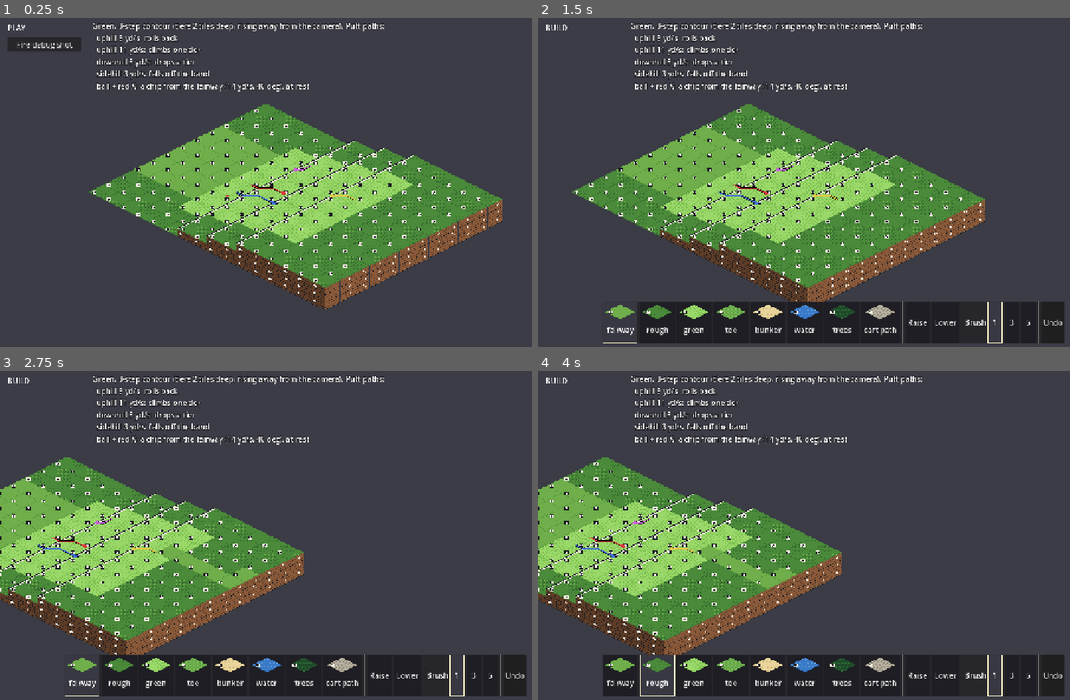
Above: before the commit, frames 1-4 (two rows, left to right).
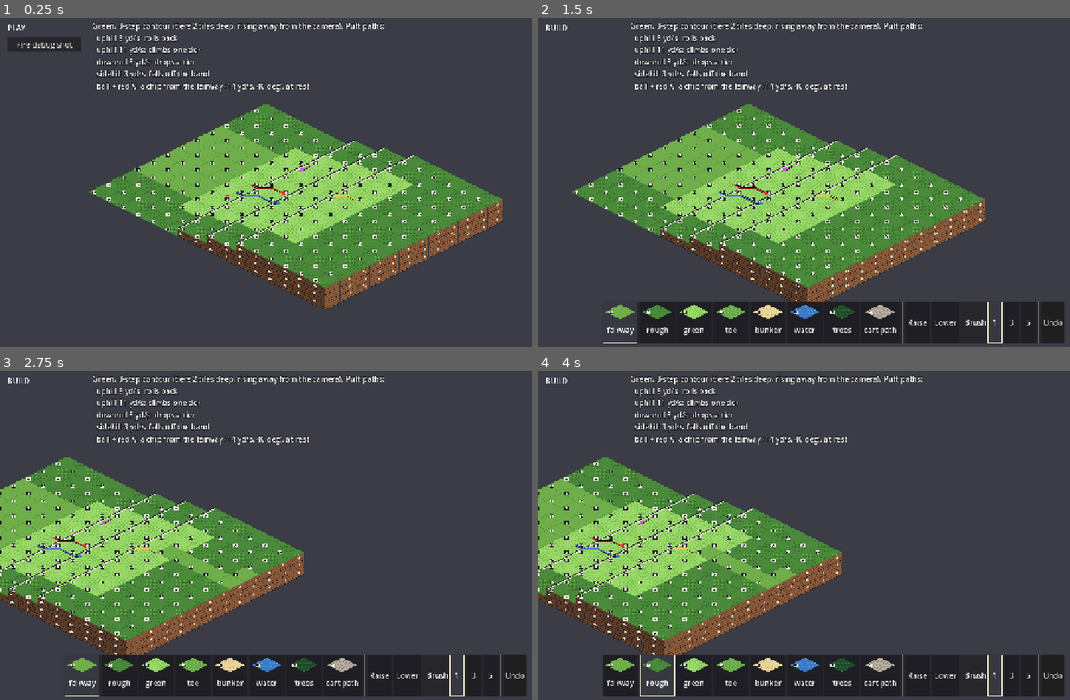
Above: after the commit, the same moments.

Repository: avdrav1/prestwick
Game: Godot game, scene res://tests/fixtures/grid_height_shot.tscn
The game is run twice, just before and just after one commit, with the same random seed, the same clock (stepped at 60 frames per second) and the same inputs. This scene is started directly instead of the project's main scene.
Inputs (mouse positions are in pixels of both pictures, inside the frame that each line leads up to):
- Up to frame 1 (0.25 s): no input
- Up to frame 2 (1.5 s): click "Fire debug shot" at 0.5 s; tap Enter at 1.25 s; move the mouse to (963, 166) at 1.27 s; hold D (pan_right) from 1.28 s (still down); tap Tab (toggle_mode) at 1.35 s; click (963, 166) at 1.42 s
- Up to frame 3 (2.75 s): release D (pan_right) at 2 s; drag from (175, 551) to (266, 601) at 2.02 s
- Up to frame 4 (4 s): click "fairway" at 2.75 s; click "rough" at 3.5 s

The runs differ from the first frame. In frame 1, less than 0.1% of the frame differs, in the area x 44-64%, y 45-57%; in frame 2, less than 0.1%; in frame 3, less than 0.1%; in frame 4, less than 0.1%.

Commit message:
story: E1-S12 Settle green balls in seconds, not half a minute
Records the user's answers as D7: a green holds a slow ball on a gentle felt
slope (up to about 4.5%), and a sidehill break is read where the ball rests.
Pure retune of the green row in course/surfaces.tres: rest_decel_scale
0.075 -> 0.45, decel_ramp_speed 1.0 -> 1.5. No ball.gd change; other
surfaces unchanged.

Longest settle for a ball resting on green is now 5.5 s on the contour and its
mirror (putts along the axes and diagonals) and 5.6 s on a one-step-per-tile
green ramp (was 35 s and the 60 s cap); target 8 s in docs/design.md. A putt
that runs off the green and down the rough's slope is reported apart (up to
about 9.6 s, known limit).

Known limits recorded in docs/design.md Ball and D7 Inconclusive, open before
E2-S7: on greens steeper than the hold (two steps per tile) still balls from
the upper band reach the 60 s cap mid-slope and roll-backs take 8 to 28 s;
resting balls sit at the bilinear height and are drawn up to about 7.5 px off
the flat tile top.

E1-S11 tests changed under D7: the still-ball-on-a-step test now asserts the
ball is held where set (was: rolls to the shelf below); the contour uphill
putt that stops short now stays on the step (was: rolls back); the sidehill
break is measured at rest (0.34 yd). test_ball_at_rest_on_a_green_slope_rolls_down
keeps its x 20 start but on a two-steps-per-tile green (6%), and a new
test_ball_at_rest_on_a_gentle_green_slope_stays covers x 20 on the one-step
ramp. test_uphill_putt_that_stops_short_rolls_back moved to the steeper green.
test_slope_pull_beats_rest_friction now skips green, which a new test guards
from both sides. docs/decisions/e1-s9-probe.txt regenerated.

Co-Authored-By: Claude Opus 5.5 <noreply@anthropic.com>

Diff:
--- a/course/surface_row.gd
+++ b/course/surface_row.gd
@@ -14,8 +14,10 @@
 @export var slope_scale: float = 1.0
 ## Share of the constant friction (BallParams.roll_decel / roll) that holds a still ball
 ## here. It rises linearly back to the full constant friction at decel_ramp_speed, so fast
-## balls roll as before. Keep the one-step pull, scaled by slope_scale, above it, or a still
-## ball never starts down a slope (a GUT test guards it). 1.0 leaves the friction as it is.
+## balls roll as before. Off the green, keep the one-step pull, scaled by slope_scale, above
+## it, or a still ball never starts down a slope. On green it is the gentle-slope hold (D7):
+## above the one-step pull, so a ball rests on a one-step contour, and below the two-steps-
+## per-tile pull, so steeper greens still roll (GUT tests guard both). 1.0 leaves it as is.
 @export var rest_decel_scale: float = 1.0
 ## Speed (yd/s) at which the constant friction is back to full, when rest_decel_scale < 1.
 @export var decel_ramp_speed: float = 1.0
--- a/course/surfaces.tres
+++ b/course/surfaces.tres
@@ -24,8 +24,8 @@
 name = "green"
 roll = 1.4
 slope_scale = 0.075
-rest_decel_scale = 0.075
-decel_ramp_speed = 1.0
+rest_decel_scale = 0.45
+decel_ramp_speed = 1.5
 drag_scale = 1.1
 bounce = 0.2
 bounce_friction = 0.45
--- a/tests/fixtures/grid_height_evidence.gd
+++ b/tests/fixtures/grid_height_evidence.gd
@@ -12,6 +12,8 @@
 const GREEN_H: int = 12
 const HILL_W: int = 28
 const HILL_H: int = 12
+const RAMP_W: int = 24
+const RAMP_H: int = 12
 
 
 func _initialize() -> void:
@@ -40,6 +42,15 @@
 	_slow_balls(green_contour(), params, built)
 	_still_on_steps(green_contour(), params, built)
 	_rest_on_slope(green_contour(), params, built)
+	print("== E1-S12 (D7): a green holds a slow ball on a gentle felt slope; target: every green ball settles in under 8 s")
+	_ramp_balls(params, built)
+	for mirrored: bool in [false, true]:
+		_settle("green contour" + (" mirrored" if mirrored else ""), green_contour(mirrored),
+				params, built,
+				[22.5, 25.0, 28.0, 30.0, 32.0, 35.0, 38.0, 40.0, 42.0, 45.0, 48.0, 50.0, 52.0, 55.0],
+				[12.5, 27.5, 47.5])
+	_settle("green ramp", green_ramp(), params, built,
+			[20.0, 22.5, 25.0, 30.0, 35.0, 40.0, 45.0, 50.0, 55.0, 57.5, 60.0], [10.0, 30.0, 50.0])
 	quit(0)
 
 
@@ -61,6 +72,18 @@
 				s = Surface.Type.GREEN
 			c.set_tile(x, y, h, s)
 	c.set_info("E1-S9 green contour", "tests", "")
+	return c
+
+
+## E1-S12: an all-green plot rising one step per tile along +x from 0 to 7: flat at 0 for
+## tiles x 0 to 4, then heights 1 to 7 at tiles 5 to 11, flat at 7 after. The slope runs
+## from x 22.5 to 57.5 yd, felt on green as an even 3%.
+static func green_ramp() -> CourseData:
+	var c := CourseData.create(RAMP_W, RAMP_H, Surface.Type.GREEN, 0)
+	for y: int in RAMP_H:
+		for x: int in RAMP_W:
+			c.set_tile(x, y, clampi(x - 4, 0, 7), Surface.Type.GREEN)
+	c.set_info("E1-S12 green ramp", "tests", "")
 	return c
 
 
@@ -162,11 +185,11 @@
 			Vector2(p.landing.x - start.x, p.landing.y - start.y).length()])
 
 
-## Sidehill putts along +y through the middle of the tier 0 to 1 slope band. The break is the
-## sideways offset when the forward speed drops under rest speed (the putt's full length);
-## the ball then trickles down to the lower shelf.
+## Sidehill putts along +y through the middle of the tier 0 to 1 slope band. Prints the
+## sideways offset when the forward speed drops under rest speed (the putt's full length) and
+## where the ball rests. Since E1-S12 (D7) the break is read at rest.
 func _sidehill_break(course: CourseData, params: BallParams, table: SurfaceTable) -> void:
-	print("== sidehill break at the putt's full length (from tile (5.5, 2.5), mid-band, along +y)")
+	print("== sidehill break (from tile (5.5, 2.5), mid-band, along +y); D7 reads the break at rest")
 	for speed: float in [2.0, 3.0, 4.0, 5.0]:
 		var from := _yd(Vector2(5.5, 2.5))
 		var ball := Ball.new(course, 1, params, table)
@@ -179,7 +202,7 @@
 				t = ball.steps
 				at = Vector2(ball.position.x, ball.position.y) - from
 		var end := Vector2(ball.position.x, ball.position.y) - from
-		print("   %3.1f yd/s: forward %.2f yd, break %.2f yd downhill at %.1f s; rests %.2f yd down, %.2f yd on, at %.1f s" % [
+		print("   %3.1f yd/s: out of pace %.2f yd on, %.2f yd down at %.1f s; rests %.2f yd down (the break), %.2f yd on, at %.1f s" % [
 			speed, at.y, -at.x, t / 60.0, -end.x, end.y, ball.steps / 60.0])
 
 
@@ -220,5 +243,66 @@
 			ball.run_to_rest()
 			var flat := field.gradient_at(ball.position.x, ball.position.y).length() < 0.001
 			line += " from x %.1f -> x %.2f (%s, %.1f s);" % [lower + into, ball.position.x,
-					"flat shelf" if flat else "ON SLOPE", ball.steps / 60.0]
+					"flat shelf" if flat else "on slope", ball.steps / 60.0]
 		print(line)
+
+
+## E1-S12: the longest settle over still balls and putts of 1 to 15 yd/s along the four axes
+## and the four diagonals, from starts across the green (yards). The same grids as
+## tests/test_ball.gd. The 8 s target is for balls that rest on green; a ball that runs off
+## the green is reported apart (rough physics, docs/design.md Ball known limit).
+func _settle(label: String, course: CourseData, params: BallParams, table: SurfaceTable,
+		xs: Array, ys: Array) -> void:
+	var worst := {true: 0, false: 0}
+	var what := {true: "none", false: "none"}
+	var count := {true: 0, false: 0}
+	var capped := 0
+	var runs := 0
+	var still_worst := 0
+	for x: float in xs:
+		for y: float in ys:
+			for speed: int in range(0, 16):
+				for i: int in 8:
+					if speed == 0 and i > 0:
+						continue
+					var v := Vector2.RIGHT.rotated(i * PI / 4.0) * speed
+					var ball := Ball.new(course, 1, params, table)
+					ball.start_roll(Vector2(x, y), v)
+					ball.run_to_rest()
+					runs += 1
+					if ball.steps >= params.max_steps:
+						capped += 1
+					if speed == 0:
+						still_worst = maxi(still_worst, ball.steps)
+					var s := ball.field.surface_at(ball.position.x, ball.position.y)
+					var on_green := s == Surface.Type.GREEN
+					count[on_green] += 1
+					if ball.steps > worst[on_green]:
+						worst[on_green] = ball.steps
+						what[on_green] = "from (%.1f, %.1f) at (%.1f, %.1f), rests (%.2f, %.2f) on %s" % [
+								x, y, v.x, v.y, ball.position.x, ball.position.y, Surface.name_of(s)]
+	print("== settle time, %s: %d runs, longest still ball %.1f s, at the cap %d" % [
+		label, runs, still_worst / 60.0, capped])
+	print("   resting on green (%d): longest %.1f s (%s)" % [count[true], worst[true] / 60.0, what[true]])
+	print("   ran off green (%d): longest %.1f s (%s)" % [count[false], worst[false] / 60.0, what[false]])
+
+
+## E1-S12: still balls and slow balls on the one-step-per-tile green ramp.
+func _ramp_balls(params: BallParams, table: SurfaceTable) -> void:
+	print("== green ramp, one step per tile 0 to 7 (slope x 22.5 to 57.5 yd, y 30)")
+	var course := green_ramp()
+	var line := "   still:"
+	for x: float in [25.0, 35.0, 45.0, 55.0]:
+		var ball := Ball.new(course, 1, params, table)
+		ball.start_roll(Vector2(x, 30.0), Vector2.ZERO)
+		ball.run_to_rest()
+		line += " x %.1f -> x %.2f (%.1f s);" % [x, ball.position.x, ball.steps / 60.0]
+	print(line)
+	for speed: float in [3.0, 6.0, 9.0, 12.0, 15.0]:
+		for dir: float in [1.0, -1.0]:
+			var from := Vector2(40.0, 30.0)
+			var ball := Ball.new(course, 1, params, table)
+			ball.start_roll(from, Vector2(speed * dir, 0.0))
+			ball.run_to_rest()
+			print("   %s %4.1f yd/s from x 40: rests x %.2f in %.1f s" % [
+				"uphill  " if dir > 0.0 else "downhill", speed, ball.position.x, ball.steps / 60.0])
--- a/tests/test_ball.gd
+++ b/tests/test_ball.gd
@@ -184,40 +184,78 @@
 	return course
 
 
+## Felt pull on a slope rising `steps` height steps per tile, on the surface of `row`.
+func _step_pull(params: BallParams, row: SurfaceRow, steps: float) -> float:
+	var grad := row.slope_scale * steps * params.yards_per_step / params.yards_per_tile
+	return params.gravity * grad / (1.0 + grad * grad)
+
+
+## Constant friction that holds a still ball on the surface of `row`.
+func _hold(params: BallParams, row: SurfaceRow) -> float:
+	return params.roll_decel * row.rest_decel_scale / row.roll
+
+
 func test_slope_pull_beats_rest_friction() -> void:
-	# A design guard: the steepest pull, scaled by the surface's slope_scale, must beat the
-	# constant friction that holds a still ball on every rolling surface, or balls never
-	# start down a slope.
+	# A design guard: off the green, the one-step pull must beat the constant friction that
+	# holds a still ball on every rolling surface, or balls never start down a slope. The
+	# green holds a ball on a gentle slope by design (D7, next test).
 	var params := BallParams.load_default()
 	var table := SurfaceTable.load_default()
-	for s: Surface.Type in [Surface.Type.FAIRWAY, Surface.Type.ROUGH, Surface.Type.GREEN,
-			Surface.Type.TEE, Surface.Type.TREES, Surface.Type.CART_PATH]:
+	for s: Surface.Type in [Surface.Type.FAIRWAY, Surface.Type.ROUGH, Surface.Type.TEE,
+			Surface.Type.TREES, Surface.Type.CART_PATH]:
 		var row := table.row(s)
-		var grad := row.slope_scale * params.yards_per_step / params.yards_per_tile
-		var pull := params.gravity * grad / (1.0 + grad * grad)
-		var hold := params.roll_decel * row.rest_decel_scale / row.roll
-		assert_gt(pull, hold, "a one-step slope moves a still ball on %s" % Surface.NAMES[s])
+		assert_gt(_step_pull(params, row, 1.0), _hold(params, row),
+				"a one-step slope moves a still ball on %s" % Surface.NAMES[s])
+
+
+func test_green_holds_a_ball_on_a_gentle_slope_only() -> void:
+	# E1-S12 (D7): a green holds a slow ball on a gentle felt slope, as a real green holds a
+	# ball on about 3%. One step per tile is felt as 3% and holds; two steps per tile (6%)
+	# must still move a still ball, so steeper greens roll down and short putts roll back.
+	var params := BallParams.load_default()
+	var green := SurfaceTable.load_default().row(Surface.Type.GREEN)
+	assert_gt(_hold(params, green), _step_pull(params, green, 1.0),
+			"a one-step green slope holds a still ball")
+	assert_lt(_hold(params, green), _step_pull(params, green, 2.0),
+			"a two-steps-per-tile green slope does not")
+
+
+## A green rising `per_tile` steps per tile along +x from height 0 at tile `from`, up to 7.
+func _steep_green(per_tile: int, from: int) -> CourseData:
+	var course := _flat(Surface.Type.GREEN, 40)
+	for y in 40:
+		for x in 40:
+			course.set_tile(x, y, clampi((x - from) * per_tile, 0, 7), Surface.Type.GREEN)
+	return course
+
+
+func test_ball_at_rest_on_a_gentle_green_slope_stays() -> void:
+	# E1-S12 (D7): the E1-S6 test's original x 20 start on the one-step-per-tile green ramp
+	# (felt as 3%). The green holds the ball where it is set, at once.
+	var ball := Ball.new(_green_ramp(), 3)
+	ball.start_roll(Vector2(20, 100), Vector2.ZERO)
+	ball.run_to_rest()
+	assert_almost_eq(ball.position.x, 20.0, EPS, "a green holds a ball on a 3% felt slope")
+	assert_lte(ball.steps, 1, "and rests on the first tick")
 
 
 func test_ball_at_rest_on_a_green_slope_rolls_down() -> void:
-	# The green feels a one-step ramp as 3% (E1-S11), so a still ball trickles down it at
-	# about 0.17 yd/s: set it down 3 yd above the mark rather than 10.
-	var course := _green_ramp()
-	var ball := Ball.new(course, 3)
-	ball.start_roll(Vector2(13, 100), Vector2.ZERO)
+	# The same x 20 start on a green rising two steps per tile (felt as 6%; heights 0, 2, 4,
+	# 6, 7 from tile 2, so the 6% band runs x 12.5 to 27.5): the ball runs down to the foot.
+	var ball := Ball.new(_steep_green(2, 2), 3)
+	ball.start_roll(Vector2(20, 100), Vector2.ZERO)
 	ball.run_to_rest()
-	assert_lt(ball.position.x, 10.0, "a ball set down on the slope runs down it")
+	assert_lt(ball.position.x, 13.0, "a ball set down on a steeper green slope runs down it")
+	# Known limit (docs/design.md Ball): it trickles, about 42 s; the 8 s target covers
+	# one-step green slopes only.
+	assert_lt(ball.steps, ball.params.max_steps, "and came to rest on its own")
 
 
 func test_ball_rolling_downhill_on_green_speeds_up() -> void:
 	# Green feels slope_scale of the slope (E1-S11), so a one-step ramp is a 3% break whose
 	# pull only keeps a slow ball trickling. A three-steps-per-tile green (120%, felt as 9%)
 	# pulls hard enough to speed a 0.5 yd/s ball up. Heights 0, 3, 6, 7 from x = 10.
-	var course := _flat(Surface.Type.GREEN, 40)
-	for y in 40:
-		for x in 40:
-			course.set_tile(x, y, clampi((x - 10) * 3, 0, 7), Surface.Type.GREEN)
-	var ball := Ball.new(course, 3)
+	var ball := Ball.new(_steep_green(3, 10), 3)
 	ball.start_roll(Vector2(62, 100), Vector2(-0.5, 0))
 	for i in 30:
 		ball.step()
@@ -226,18 +264,22 @@
 
 
 func test_uphill_putt_that_stops_short_rolls_back() -> void:
-	var course := _green_ramp()
+	# E1-S12 (D7): a one-step-per-tile green now holds a ball that stops on it (see the
+	# contour test below), so this putt runs up a two-steps-per-tile green (felt as 6%,
+	# foot at x 12.5), which does not hold it.
+	var course := _steep_green(2, 2)
 	var start := Vector2(10, 100)
 	var ball := Ball.new(course, 3)
 	ball.record_path = true
-	ball.start_roll(start, Vector2(6, 0))
+	ball.start_roll(start, Vector2(5, 0))
 	ball.run_to_rest()
 	var furthest := start.x
 	for p in ball.path:
 		furthest = maxf(furthest, p.x)
-	assert_gt(furthest, start.x + 1.0, "went up the hill")
-	assert_lt(furthest, 37.5, "but not over the top")
-	assert_lt(ball.position.x, start.x, "and came back down past where it started")
+	assert_gt(furthest, 13.5, "went up the slope")
+	assert_lt(furthest, 27.5, "but not over the top")
+	assert_lt(ball.position.x, 13.0, "and came back down to the foot")
+	assert_lt(ball.steps, ball.params.max_steps, "on its own (about 14 s; see the test above)")
 
 
 ## A 5x5 plot at height 1 with a one-tile pit at height 0 in the middle, tile (2, 2), whose
@@ -250,8 +292,8 @@
 
 func test_still_ball_in_a_one_tile_pit_rests_near_the_centre() -> void:
 	# E1-S13: it used to rock across the centre until the 60 s cap. "Just off" is within
-	# 0.04 yd: the green pulls a still ball at only about 0.24 yd/s², so from further out the
-	# trickle to the centre alone takes over 1 s (E1-S12 owns that pace).
+	# 0.04 yd. Since E1-S12 (D7) the green holds a still ball on the pit's walls, which it
+	# feels as 3%, so on green the ball rests where it is set.
 	var centre := Vector2(12.5, 12.5)
 	for s: Surface.Type in [Surface.Type.GREEN, Surface.Type.FAIRWAY]:
 		for off: Vector2 in [Vector2(0.04, 0.0), Vector2(-0.03, 0.02), Vector2(0.0, -0.04)]:
@@ -374,23 +416,20 @@
 
 func test_contour_sidehill_3_yds_breaks_a_little() -> void:
 	# Along +y through the middle of the slope band between tier 0 and tier 1 (x 27.5 to
-	# 32.5 yd), which falls towards -x. The break is the sideways offset when the putt runs
-	# out of pace (forward speed under rest speed): what a cup at the putt's length sees.
-	# After that the ball trickles on down to the lower shelf, as any still ball does there.
+	# 32.5 yd), which falls towards -x. E1-S12 (D7): the break is the sideways offset where
+	# the ball comes to rest. The green holds it there: no slide after the putt dies.
 	var from := _yd(Vector2(5.5, 2.5))
-	var ball := Ball.new(GridHeightEvidence.green_contour(), 1)
-	ball.start_roll(from, Vector2(0, 3))
-	var brk := -1.0
-	while not ball.is_at_rest():
-		ball.step()
-		if brk < 0.0 and ball.velocity.y < ball.params.rest_speed:
-			brk = from.x - ball.position.x
-			assert_gt(ball.position.y - from.y, 2.0, "it rolled forward first")
-	assert_between(brk, 0.1, 1.0, "a 3 yd/s sidehill putt breaks %.2f yd downhill" % brk)
-	assert_lt(ball.position.x, 27.5 + EPS, "then settles on the lower shelf")
-
-
-func test_contour_still_ball_on_a_step_rolls_to_the_lower_shelf() -> void:
+	var ball := _putt(GridHeightEvidence.green_contour(), Vector2(5.5, 2.5), Vector2(0, 3))
+	var brk := from.x - ball.position.x
+	assert_gt(ball.position.y - from.y, 2.0, "it rolled forward")
+	assert_between(brk, 0.1, 1.0, "a 3 yd/s sidehill putt rests %.2f yd below its line" % brk)
+	assert_gt(ball.position.x, 27.5, "held on the step, not slid down to the lower shelf")
+	assert_lt(ball.steps, Ball.TICK_HZ * 8, "within the 8 s settle target")
+
+
+func test_contour_still_ball_on_a_step_is_held() -> void:
+	# E1-S12 (D7) replaces the E1-S11 clause "a still ball set down on a step rolls to the
+	# shelf below": a one-step green contour is felt as 3%, and a green holds a ball on that.
 	var course := GridHeightEvidence.green_contour()
 	# Points across each of the three green step bands (x 27.5-32.5, 37.5-42.5, 47.5-52.5).
 	for band: int in 3:
@@ -399,22 +438,86 @@
 			var ball := Ball.new(course, 1)
 			ball.start_roll(Vector2(lower + into, 27.5), Vector2.ZERO)
 			ball.run_to_rest()
-			assert_lt(ball.steps, ball.params.max_steps, "came to rest on its own")
-			assert_between(ball.position.x, lower - 5.0, lower + EPS,
-					"set down %.1f yd up step %d, rests on the shelf below" % [into, band + 1])
-			assert_almost_eq(ball.field.gradient_at(ball.position.x, ball.position.y).length(), 0.0, EPS,
-					"on flat ground")
-
-
-func test_contour_uphill_putt_that_stops_short_on_a_step_rolls_back() -> void:
+			assert_lte(ball.steps, 1, "set down %.1f yd up step %d, rests at once" % [into, band + 1])
+			assert_almost_eq(ball.position.x, lower + into, EPS, "where it was set")
+
+
+func test_contour_uphill_putt_that_stops_short_on_a_step_stays_there() -> void:
+	# E1-S12 (D7): it used to roll back to the front tier in 12 to 35 s. Now the green holds
+	# it on the step's 3% felt slope at the point where it runs out of pace.
 	var from := Vector2(4.5, 5.5)
 	var ball := _putt(GridHeightEvidence.green_contour(), from, Vector2(6, 0))
 	var furthest := 0.0
 	for p in ball.path:
 		furthest = maxf(furthest, p.x)
-	assert_between(furthest, 27.5, 32.5, "it stops on the step's slope")
-	assert_lt(ball.position.x, 27.5 + EPS, "and rolls back to the front tier")
-	assert_gt(ball.position.x, _yd(from).x, "ahead of where it started")
+	assert_between(ball.position.x, 27.5, 32.5, "it stops on the step's slope")
+	assert_almost_eq(ball.position.x, furthest, EPS, "and stays there")
+	assert_lt(ball.steps, Ball.TICK_HZ * 8, "within the 8 s settle target")
+
+
+# --- settle time (E1-S12, D7): docs/design.md Ball, the longest green settle is under 8 s ---
+
+## Longest settle over still balls and putts of 1 to 15 yd/s along the four axes and the four
+## diagonals from every start (yards) in `xs` x `ys`. The 8 s target is for balls that come
+## to rest on green ("steps"); a putt that runs off the green and on down the rough's slope
+## is rough physics, reported apart ("off_steps", docs/design.md Ball known limit).
+func _settle_worst(course: CourseData, xs: Array, ys: Array) -> Dictionary:
+	var worst := {"steps": 0, "what": "", "off_steps": 0, "off_what": "", "capped": 0}
+	var cases: Array[Vector2] = [Vector2.ZERO]
+	for speed in range(1, 16):
+		for i in 8:
+			cases.append(Vector2.RIGHT.rotated(i * PI / 4.0) * speed)
+	for x: float in xs:
+		for y: float in ys:
+			var p := Vector2(x, y)
+			for v: Vector2 in cases:
+				var ball := Ball.new(course, 1)
+				ball.start_roll(p, v)
+				ball.run_to_rest()
+				if ball.steps >= ball.params.max_steps:
+					worst["capped"] += 1
+				var on_green := ball.field.surface_at(ball.position.x, ball.position.y) \
+						== Surface.Type.GREEN
+				var key := "steps" if on_green else "off_steps"
+				if ball.steps > worst[key]:
+					worst[key] = ball.steps
+					worst["what" if on_green else "off_what"] = "from %s at %s" % [p, v]
+	return worst
+
+
+func test_green_settle_time_on_the_contour() -> void:
+	# From the front tier, every step band and every tier of the green, on three lines, on the
+	# contour and its mirror. A diagonal putt that runs off the green's y = 50 edge rolls on
+	# down the rough's tier slope for up to about 9.6 s (rough physics, a known limit), so
+	# only balls that rest on green are held to 8 s; the rest must still settle on their own.
+	for mirrored: bool in [false, true]:
+		var w := _settle_worst(GridHeightEvidence.green_contour(mirrored),
+				[22.5, 25.0, 28.0, 30.0, 32.0, 35.0, 38.0, 40.0, 42.0, 45.0, 48.0, 50.0, 52.0, 55.0],
+				[12.5, 27.5, 47.5])
+		assert_eq(w["capped"], 0, "no ball reaches max_steps")
+		assert_lt(w["steps"], Ball.TICK_HZ * 8, "mirrored %s: longest settle on green %.1f s, %s (off green %.1f s, %s)" % [
+				mirrored, w["steps"] / 60.0, w["what"], w["off_steps"] / 60.0, w["off_what"]])
+
+
+func test_green_settle_time_on_a_one_step_per_tile_ramp() -> void:
+	# GridHeightEvidence.green_ramp(): all green, rising one step per tile from 0 to 7.
+	var w := _settle_worst(GridHeightEvidence.green_ramp(),
+			[20.0, 22.5, 25.0, 30.0, 35.0, 40.0, 45.0, 50.0, 55.0, 57.5, 60.0], [10.0, 30.0, 50.0])
+	assert_eq(w["capped"], 0, "no ball reaches max_steps")
+	assert_lt(w["steps"], Ball.TICK_HZ * 8, "longest settle %.1f s, %s" % [w["steps"] / 60.0, w["what"]])
+
+
+func test_still_ball_on_a_several_tile_green_ramp_settles_at_once() -> void:
+	# E1-S12's still ball on a several-tile one-step-per-tile green ramp, under D7: it used
+	# to creep about 10 yd down before the 60 s cap; now the green holds it where it is set.
+	var course := GridHeightEvidence.green_ramp()
+	for x: float in [25.0, 35.0, 45.0, 55.0]:
+		var ball := Ball.new(course, 1)
+		ball.start_roll(Vector2(x, 30.0), Vector2.ZERO)
+		ball.run_to_rest()
+		assert_lt(ball.steps, ball.params.max_steps, "came to rest on its own")
+		assert_lte(ball.steps, 1, "at once, on the slope at x %.1f" % x)
+		assert_almost_eq(ball.position.x, x, EPS, "where it was set")
 
 
 func test_green_touchdown_normal_tilt_is_scaled() -> void:
Not shown, changed: docs/decisions/e1-s9-probe.txt
Not shown, changed: docs/BACKLOG.md
Not shown, changed: docs/DECISIONS.md
Not shown, changed: docs/design.md
